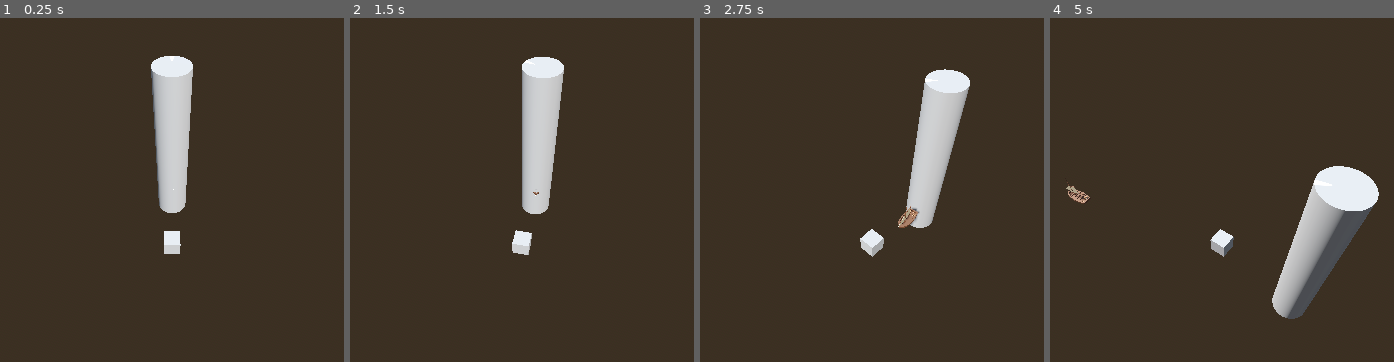
Above: before the commit, frames 1-4 (left to right).
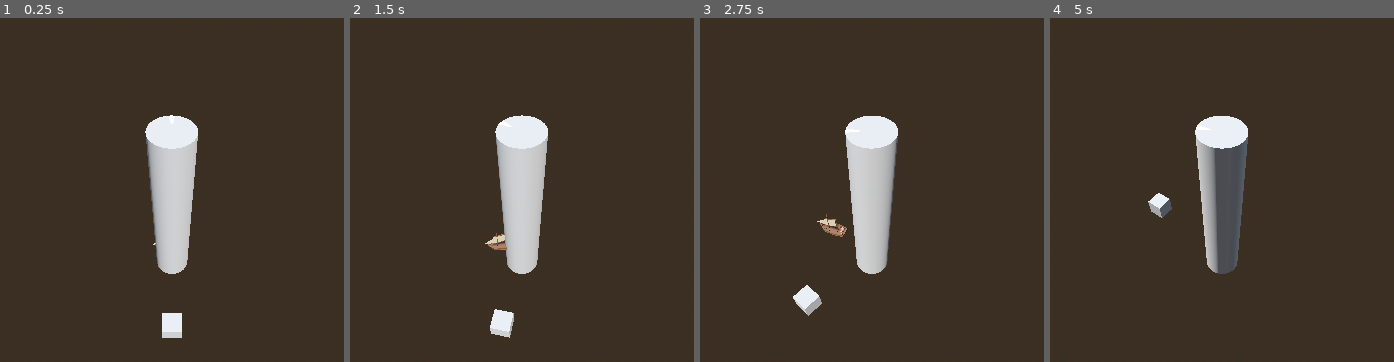
Above: after the commit, the same moments.

Repository: Yrthgze/Lighthouse
Game: Godot game, scene res://scenes/main_level.tscn
Two runs of this game, one before a commit and one after it. Both use one fixed random seed, a clock stepped at 60 frames per second and the inputs below.
Inputs:
- Up to frame 1 (0.25 s): no input
- Up to frame 2 (1.5 s): tap Enter at 0.5 s; hold D (rotate_lighthouse_right) 0.53-1.28 s; tap Space at 1.25 s; hold Q (rotate_left) from 1.28 s (still down)
- Up to frame 3 (2.75 s): release Q (rotate_left) at 2.03 s; hold D (rotate_lighthouse_right) from 2.03 s (still down)
- Up to frame 4 (5 s): tap Enter at 2.75 s; release D (rotate_lighthouse_right) at 3.53 s; hold Q (rotate_left) from 3.53 s (still down)

The runs differ from the first frame. In frame 1, 6.2% of the frame differs, in the area x 42-58%, y 11-94%; in frame 2, 7.5%; in frame 3, 11%; in frame 4, 13%, in the area x 4-96%, y 28-88%.

Commit message:
[TheLighthouse]: Boat following path correctly. Must fixed script

Diff:
--- a/project.godot
+++ b/project.godot
@@ -14,6 +14,10 @@
 run/main_scene="res://scenes/main_level.tscn"
 config/features=PackedStringArray("4.2", "Forward Plus")
 config/icon="res://icon.svg"
+
+[filesystem]
+
+import/fbx/enabled=false
 
 [input]
 
--- a/scenes/characters/allies/boat.tscn
+++ b/scenes/characters/allies/boat.tscn
@@ -4,31 +4,39 @@
 [ext_resource type="PackedScene" uid="uid://148wmnt6bnt5" path="res://models/external/Sail Boat.glb" id="2_63us4"]
 [ext_resource type="Script" path="res://scripts/test/UTBoat.gd" id="2_w2p3k"]
 
+[sub_resource type="Curve3D" id="Curve3D_s22f8"]
+bake_interval = 245.93
+_data = {
+"points": PackedVector3Array(0, 0, 0, 0, 0, 0, 0, 0, 0, 0, 0, 0, 0, 0, 0, 2, 0, 4, 0, 0, 0, 0, 0, 0, 6, 0, 6),
+"tilts": PackedFloat32Array(0, 0, 0)
+}
+point_count = 3
+
 [sub_resource type="BoxShape3D" id="BoxShape3D_kof5x"]
 size = Vector3(3.5431, 6.47425, 8.29735)
-
-[sub_resource type="Curve3D" id="Curve3D_gnfw7"]
-bake_interval = 60.0
 
 [node name="Boat" type="Node3D"]
 script = ExtResource("1_4ct1o")
 
-[node name="CharacterBody3D" type="CharacterBody3D" parent="."]
-
-[node name="Root Scene" parent="CharacterBody3D" instance=ExtResource("2_63us4")]
-transform = Transform3D(2, 0, 0, 0, 2, 0, 0, 0, 2, 0, 0, 0)
-
-[node name="CollisionShape3D" type="CollisionShape3D" parent="CharacterBody3D"]
-transform = Transform3D(0.207026, 0, 0, 0, 0.207026, 0, 0, 0, 0.207026, -0.0258088, 0.623294, 0.00735962)
-shape = SubResource("BoxShape3D_kof5x")
-
 [node name="NavigationPath" type="Path3D" parent="."]
 unique_name_in_owner = true
-curve = SubResource("Curve3D_gnfw7")
+curve = SubResource("Curve3D_s22f8")
 
 [node name="NavigationPathFollower" type="PathFollow3D" parent="NavigationPath"]
 unique_name_in_owner = true
+transform = Transform3D(-0.894413, 0, -0.447206, 0, 0.999997, 0, 0.447207, 0, -0.894412, 0, 0, 0)
 metadata/_edit_group_ = true
+
+[node name="CharacterBody3D" type="CharacterBody3D" parent="NavigationPath/NavigationPathFollower"]
+transform = Transform3D(-0.995468, 0, 0.0950916, 0, 1, 0, -0.0950916, 0, -0.995468, 0, 0, 0)
+
+[node name="Root Scene" parent="NavigationPath/NavigationPathFollower/CharacterBody3D" instance=ExtResource("2_63us4")]
+transform = Transform3D(2, 0, 0, 0, 2, 0, 0, 0, 2, 0, 0, 0)
+
+[node name="CollisionShape3D" type="CollisionShape3D" parent="NavigationPath/NavigationPathFollower/CharacterBody3D"]
+transform = Transform3D(0.207026, 0, 0, 0, 0.207026, 0, 0, 0, 0.207026, -0.0258088, 0.623294, 0.00735962)
+visible = false
+shape = SubResource("BoxShape3D_kof5x")
 
 [node name="UTBoat" type="Node" parent="."]
 script = ExtResource("2_w2p3k")
--- a/scripts/allies/boat.gd
+++ b/scripts/allies/boat.gd
@@ -30,8 +30,8 @@
 	if elapsed_time < acceleration_duration:
 		acceleration_ratio = elapsed_time / acceleration_duration
 	# Ease-in at end
-	elif distance_to_end < deceleration_progress:
-		acceleration_ratio = distance_to_end / deceleration_progress
+	# elif distance_to_end < deceleration_progress:
+	# 	acceleration_ratio = distance_to_end / deceleration_progress
 	# Max speed otherwise
 	else:
 		acceleration_ratio = 1.0
@@ -41,20 +41,25 @@
 	var current_acceleration = get_current_acceleration(progress_ratio)
 	return lerp(0.0, max_speed, current_acceleration)
 
-func move(delta):
-	var progress_ratio = nav_path_follower.progress_ratio
-	move_speed = get_current_speed(progress_ratio)
-	print(move_speed)
-	# Advance in the curve
-	nav_path_follower.progress_ratio += move_speed * delta * 0.01
-	global_transform.origin = nav_path_follower.global_transform.origin
-
-	look_at(nav_path_follower.global_transform.origin + nav_path_follower.transform.basis.z, Vector3.UP)
-
-	if progress_ratio >= 0.9:
+func advance_curve_progress(progress_ratio):
+	# If progress ratio does not exceed 1.0, we can progress, otherwise stop
+	if nav_path_follower.progress_ratio + progress_ratio <= 1.0:
+		nav_path_follower.progress_ratio += progress_ratio
+		global_transform.origin = nav_path_follower.global_transform.origin
+	else:
 		nav_path_follower.progress_ratio = 1.0
 		is_moving = false
 		move_speed = 0
+
+func move(delta):
+	move_speed = get_current_speed(nav_path_follower.progress_ratio)
+	#var new_progress_ratio = move_speed * delta * 0.1
+	#advance_curve_progress(new_progress_ratio)
+	nav_path_follower.progress += 1.0 * delta
+	var a_p_ratio = nav_path_follower.progress_ratio
+	print(move_speed)
+	#look_at(nav_path_follower.global_transform.origin + nav_path_follower.transform.basis.z, Vector3.UP)
+
 
 func get_target_direction(target_pos: Vector3) -> DIRECTION:
 	# Get looking at
@@ -83,11 +88,11 @@
 		var middle_pos = get_turn_direction_point(start_pos, target_pos)
 
 		# Limpiar y añadir nuevos puntos a la curva
-		nav_path.curve.clear_points()
-		nav_path.curve.add_point(start_pos)
-		nav_path.curve.add_point(middle_pos)
-		nav_path.curve.add_point(target_pos)
-
+		# nav_path.curve.clear_points()
+		# nav_path.curve.add_point(start_pos)
+		# nav_path.curve.add_point(middle_pos)
+		# nav_path.curve.add_point(target_pos)
+		nav_path_follower.loop = false
 		nav_path_follower.progress = 0 # Reinicia el offset para empezar el movimiento
 		is_moving = true
 		start_time = Time.get_ticks_msec() / 1000.0  # Obtener el tiempo actual en segundos
--- a/scripts/camera/IsometricCamera.gd
+++ b/scripts/camera/IsometricCamera.gd
@@ -10,7 +10,7 @@
 var angle: float = 0.0
 
 func _ready():
-	target = $"../Movable"
+	target = $"../Boat"
 
 func _process(delta: float) -> void:
 	if target != null:
